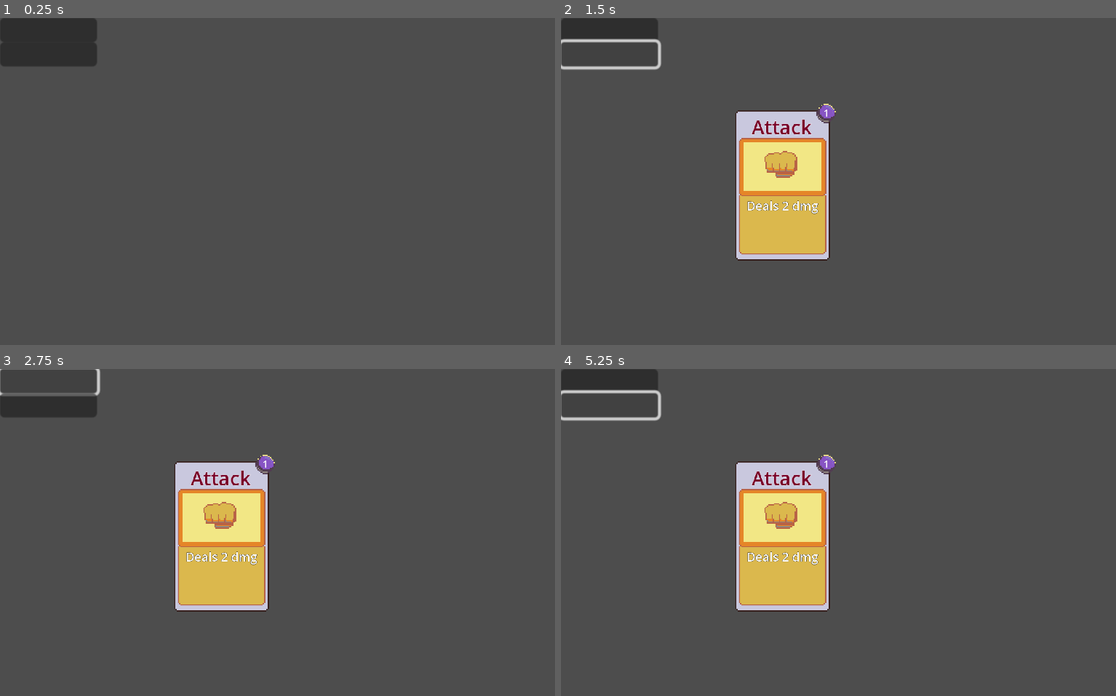
Above: before the commit, frames 1-4 (two rows, left to right).
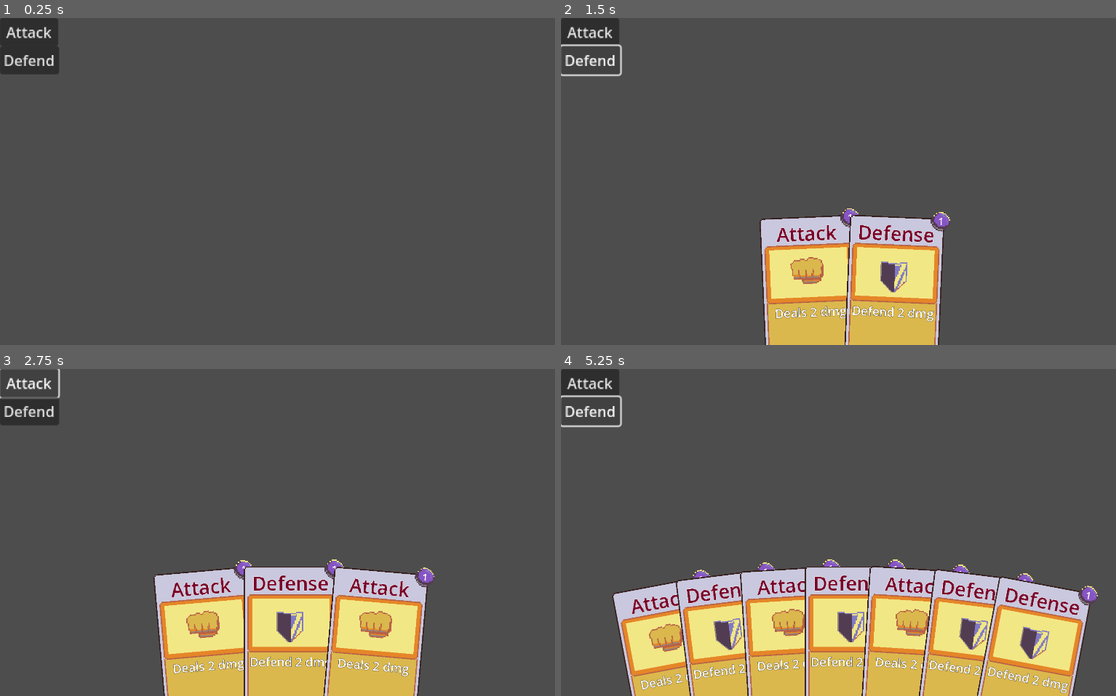
Above: after the commit, the same moments.

Repository: mosusg/brainrot-translator
Game: Godot game, scene res://deck_hand.tscn
Two runs of this game, one before a commit and one after it. Both use one fixed random seed, a clock stepped at 60 frames per second and the inputs below. This scene is started directly instead of the project's main scene.
Inputs (mouse positions are in pixels of both pictures, inside the frame that each line leads up to; where the layout moved, square brackets give the same spot in the first picture):
- Up to frame 1 (0.25 s): no input
- Up to frame 2 (1.5 s): click (588, 31) [610, 31] at 0.5 s; click (588, 60) [610, 53] at 1.25 s
- Up to frame 3 (2.75 s): click (27, 382) [49, 382] at 2 s
- Up to frame 4 (5.25 s): click (588, 411) [610, 404] at 2.75 s; click (588, 382) [610, 382] at 3.5 s; click (588, 411) [610, 404] at 4.25 s; tap Enter at 5 s

The runs differ from the first frame. In frame 1, 1.5% of the frame differs, in the area x 0-18%, y 0-18%; in frame 2, 20%; in frame 3, 25%; in frame 4, 37%, in the area x 0-97%, y 0-100%.

Commit message:
add to hand ahh

Diff:
--- a/deck_hand.gd
+++ b/deck_hand.gd
@@ -3,7 +3,7 @@
 @onready var attack_card_scene: PackedScene = preload("res://scenes/cards/attack_card.tscn")
 @onready var defend_card_scene: PackedScene = preload("res://scenes/cards/defend_card.tscn")
 
-@onready var spawn_point = $CanvasLayer/spawn
+@onready var hand: Hand = $CanvasLayer/Hand
 
 func _ready() -> void:
 	pass
@@ -13,4 +13,10 @@
 
 func _on_card_test_pressed() -> void:
 	var attack_card = attack_card_scene.instantiate()
-	spawn_point.add_child(attack_card)
+	hand.add_card(attack_card)
+	print("Attack card added")
+
+func _on_card_test_2_pressed() -> void:
+	var defend_card = defend_card_scene.instantiate()
+	hand.add_card(defend_card)
+	print("Defend card added")
--- a/deck_hand.tscn
+++ b/deck_hand.tscn
@@ -1,24 +1,29 @@
-[gd_scene load_steps=2 format=3 uid="uid://bcdbllf7gue2u"]
+[gd_scene load_steps=3 format=3 uid="uid://bcdbllf7gue2u"]
 
 [ext_resource type="Script" uid="uid://mw5sfoaiyqg4" path="res://deck_hand.gd" id="1_27d25"]
+[ext_resource type="PackedScene" uid="uid://voyac3omx002" path="res://scenes/hand.tscn" id="2_mnyll"]
 
 [node name="DeckHand" type="Node2D"]
 script = ExtResource("1_27d25")
 
 [node name="CanvasLayer" type="CanvasLayer" parent="."]
 
-[node name="spawn" type="Node2D" parent="CanvasLayer"]
-position = Vector2(731, 553)
+[node name="Hand" parent="CanvasLayer" instance=ExtResource("2_mnyll")]
+position = Vector2(960, 4100)
+max_card_spread_angle = 5.0
 
 [node name="CardTest" type="Button" parent="."]
 offset_right = 64.0
 offset_bottom = 16.0
-scale = Vector2(5, 5)
+scale = Vector2(3, 3)
+text = "Attack"
 
 [node name="CardTest2" type="Button" parent="."]
-offset_top = 80.0
-offset_right = 64.0
-offset_bottom = 96.0
-scale = Vector2(5, 5)
+offset_top = 93.0
+offset_right = 65.0
+offset_bottom = 124.0
+scale = Vector2(3, 3)
+text = "Defend"
 
 [connection signal="pressed" from="CardTest" to="." method="_on_card_test_pressed"]
+[connection signal="pressed" from="CardTest2" to="." method="_on_card_test_2_pressed"]
--- a/hand.gd
+++ b/hand.gd
@@ -1,15 +1,45 @@
+# Inside Hand.gd
+
 @tool
-extends Node2D
+class_name Hand extends Node2D
 
 @export var hand_radius: int = 100
+@export var card_angle: float = 90
+@export var angle_limit: float = 25
+@export var max_card_spread_angle: float = 3
 
+@onready var test_card = $test_card
 @onready var collision_shape: CollisionShape2D = $DebugShape
 
-func get_card_position(angle: float):
+var hand: Array = []
+
+func add_card(card: Node2D):
+	hand.push_back(card)
+	add_child(card)
+	reposition_cards()
+
+
+func reposition_cards():
+	var card_spread = min(angle_limit / hand.size(), max_card_spread_angle)
+	var current_angle = -(card_spread * (hand.size() - 1)) / 2 -90
+	for card in hand:
+		_update_card_transform(card, current_angle)
+		current_angle += card_spread
+
+func get_card_position(angle_in_deg: float) -> Vector2:
+	var x: float = hand_radius * cos(deg_to_rad(angle_in_deg))
+	var y: float = hand_radius * sin(deg_to_rad(angle_in_deg))
+	return Vector2(int(x), int(y))
+
+func _update_card_transform(card: Node2D, angle_in_deg: float):
+	card.set_position(get_card_position(angle_in_deg))
+	card.set_rotation(deg_to_rad(angle_in_deg + 90))
+
+func _ready() -> void:
 	pass
 
 func _process(delta: float) -> void:
-
-
 	if (collision_shape.shape as CircleShape2D).radius != hand_radius:
 		(collision_shape.shape as CircleShape2D).set_radius(hand_radius)
+	test_card.set_position(get_card_position(card_angle))
+	test_card.set_rotation(deg_to_rad(card_angle + 90))
--- a/scenes/hand.tscn
+++ b/scenes/hand.tscn
@@ -1,12 +1,20 @@
-[gd_scene load_steps=3 format=3 uid="uid://voyac3omx002"]
+[gd_scene load_steps=4 format=3 uid="uid://voyac3omx002"]
 
 [ext_resource type="Script" uid="uid://c7lktj24023wc" path="res://hand.gd" id="1_eyfoh"]
+[ext_resource type="PackedScene" uid="uid://dw0vk4g2a0lsc" path="res://scenes/cards/attack_card.tscn" id="2_cmdsa"]
 
 [sub_resource type="CircleShape2D" id="CircleShape2D_eyfoh"]
-radius = 100.0
+radius = 3200.0
 
 [node name="Hand" type="Node2D"]
 script = ExtResource("1_eyfoh")
+hand_radius = 3200
+card_angle = -90.0
+max_card_spread_angle = 5.0
 
 [node name="DebugShape" type="CollisionShape2D" parent="."]
 shape = SubResource("CircleShape2D_eyfoh")
+
+[node name="test_card" parent="." instance=ExtResource("2_cmdsa")]
+visible = false
+position = Vector2(0, -3200)
